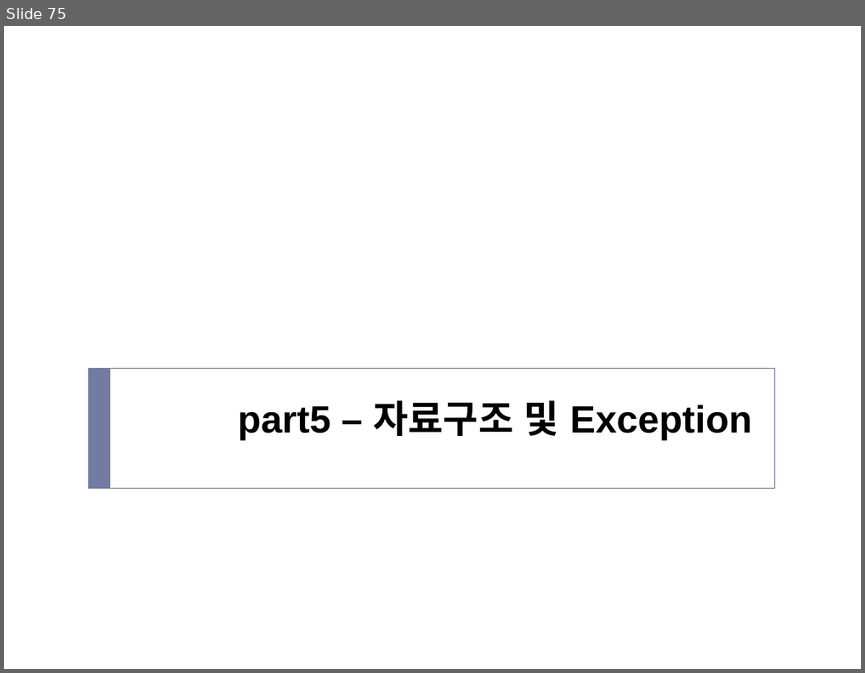
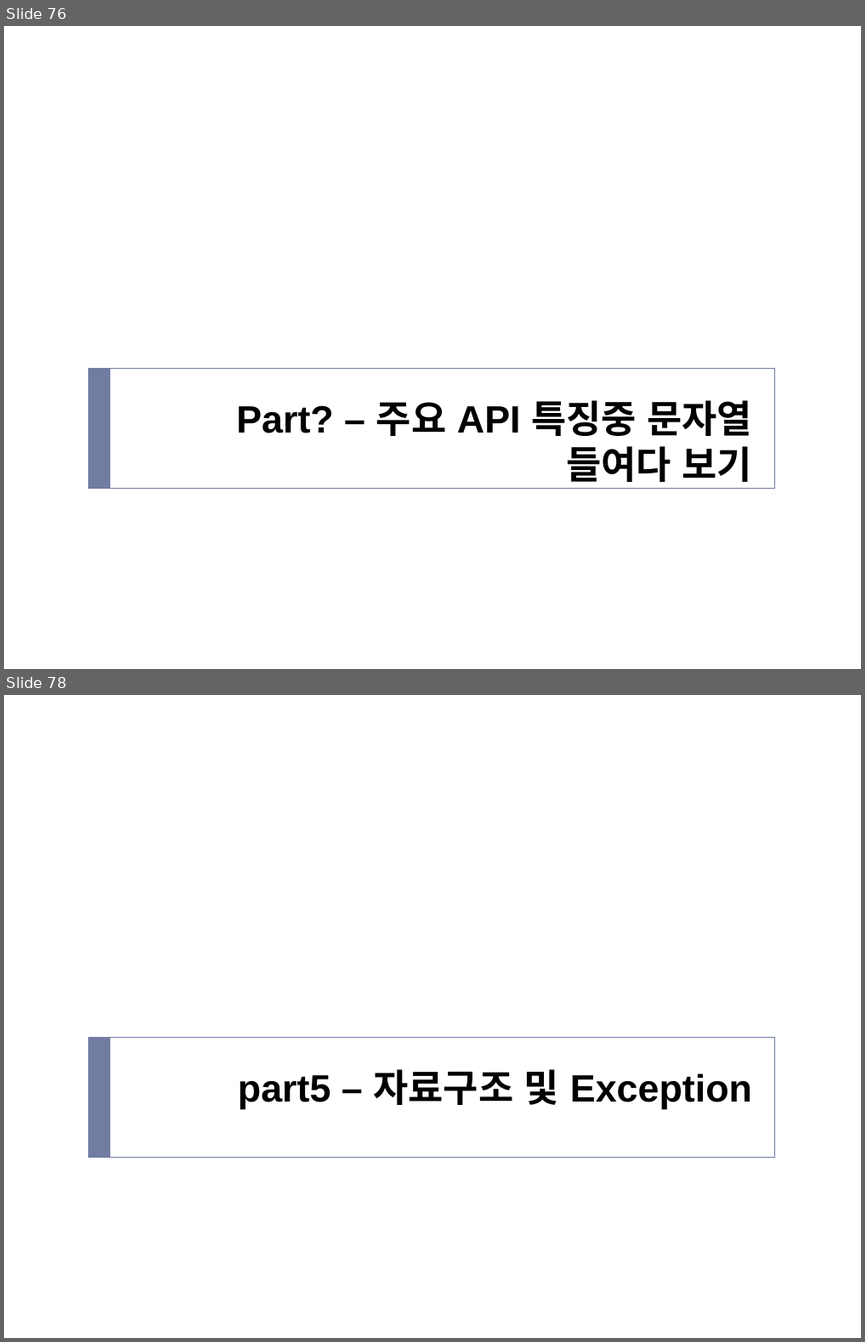
Before and after one commit to hwanginbeom/bigData, a slide deck: 1.Java_김혜경.pptx. Shown one above the other, each under a label of ours: slide 75 before the commit, slides 76 and 78 after it; the slides between them are not shown. The pictures are 865x673 and 865x1342 pixels, drawn with LibreOffice and Linux fonts; fonts in the diff are those of the drawing. Boxes give left, top, right and bottom in pixels: in the first picture for what was removed or moved away, otherwise in the second. Text is boxed around its words. In the diff, an @@ line names an element or a change of style, - is before the commit and + after.

```diff
--- a/1.Java_김혜경.pptx
+++ b/1.Java_김혜경.pptx
@@ slide 76 added at bbox=[4, 26, 861, 669], background #FFFFFF; not listed: 2 template elements that a slide beside it also shows @@
@@ title added at bbox=[236, 400, 752, 482], 32 pt, text #000000, bold @@
+Part? – 주요 API 특징중 문자열 들여다 보기
@@ what was slide 75 is now slide 78 @@
```
Also in this commit, not shown: 1 slide changed, 2 other slides added, 21 other files.
